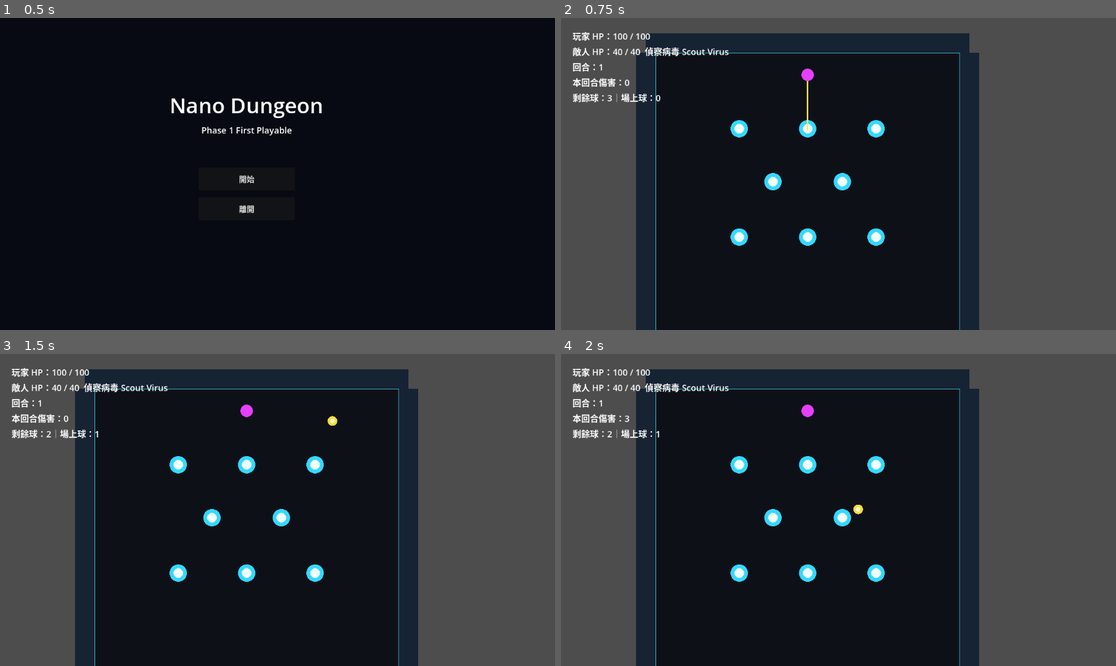
Above: before the commit, frames 1-4 (two rows, left to right).
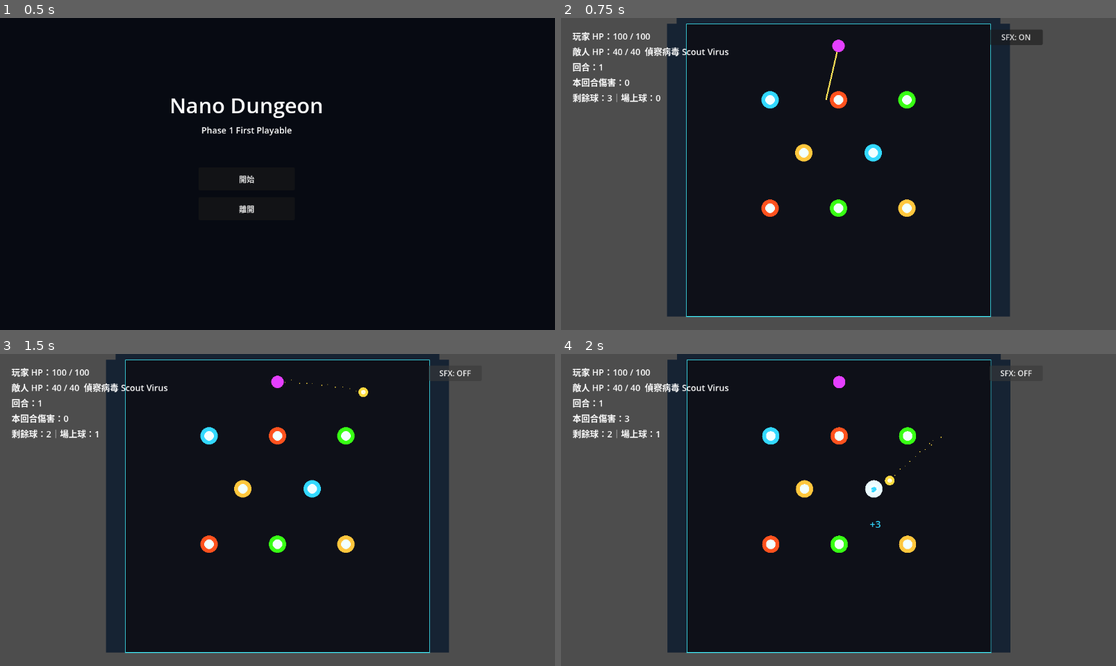
Above: after the commit, the same moments.

Repository: testBP0612/NanoDungeon
Game: Godot game, scene res://Scenes/MainMenu.tscn
Same seed, same stepped clock (60 frames per second), same inputs: the game is played once before the commit and once after it.
Inputs (mouse positions are in pixels of both pictures, inside the frame that each line leads up to):
- Up to frame 1 (0.5 s): no input
- Up to frame 2 (0.75 s): click "開始" at 0.5 s
- Up to frame 3 (1.5 s): click (455, 372) at 1.25 s, where only the run after the commit has a clickable "SFX: ON"
- Up to frame 4 (2 s): no input

Frame 1 is identical in both runs. In frame 2, 28% of the frame differs, in the area x 13-87%, y 0-100%; in frame 3, 27%; in frame 4, 28%.

Commit message:
Implement Phase 2 pinball feel

Diff:
--- a/Data/player.json
+++ b/Data/player.json
@@ -7,6 +7,8 @@
     "max_hp": 100,
     "balls_per_round": 3,
     "starting_ball_id": "normal_ball",
+    "phase2_test_ball_sequence": ["normal_ball", "blast_ball", "shield_ball"],
+    "sfx_enabled": true,
     "ball_timeout_seconds": 8.0,
     "launch_speed": 900.0,
     "ball_radius": 10.0,
--- a/Scenes/Battle.tscn
+++ b/Scenes/Battle.tscn
@@ -81,6 +81,10 @@
 [node name="AimOverlay" type="Node2D" parent="."]
 z_index = 10
 
+[node name="BattleCamera" type="Camera2D" parent="."]
+position = Vector2(512, 384)
+enabled = true
+
 [node name="AimLine" type="Line2D" parent="AimOverlay"]
 width = 3.0
 default_color = Color(1, 0.9, 0.35, 1)
@@ -152,6 +156,14 @@
 theme_override_font_sizes/font_size = 20
 horizontal_alignment = 1
 
+[node name="SfxToggleButton" type="Button" parent="BattleUI/UIRoot"]
+offset_left = 890.0
+offset_top = 24.0
+offset_right = 1000.0
+offset_bottom = 56.0
+mouse_filter = 0
+text = "SFX: ON"
+
 [node name="RestartButton" type="Button" parent="BattleUI/UIRoot"]
 visible = false
 offset_left = 382.0
--- a/Scripts/Ball.gd
+++ b/Scripts/Ball.gd
@@ -1,6 +1,7 @@
 extends RigidBody2D
 
-signal peg_hit(peg_id: String)
+signal peg_hit(peg_id: String, hit_position: Vector2, hit_color: Color)
+signal wall_hit(hit_position: Vector2)
 signal recovered(ball: RigidBody2D, reason: String)
 
 var ball_id := "normal_ball"
@@ -8,6 +9,7 @@
 var radius := 10.0
 var _recovered := false
 var _launch_speed := 0.0
+var _ball_color := Color(1.0, 0.86, 0.25)
 
 @onready var collision_shape: CollisionShape2D = $CollisionShape2D
 
@@ -22,6 +24,7 @@
 func configure(new_ball_id: String, new_ball_def: Dictionary, player_config: Dictionary) -> void:
 	ball_id = new_ball_id
 	ball_def = new_ball_def.duplicate(true)
+	_ball_color = _color_for_ball(ball_id)
 	radius = float(player_config["ball_radius"])
 	gravity_scale = float(player_config["ball_gravity_scale"])
 	_launch_speed = float(player_config["launch_speed"])
@@ -39,6 +42,7 @@
 	timer.timeout.connect(func(): recover("timeout"))
 	add_child(timer)
 	timer.start(float(player_config["ball_timeout_seconds"]))
+	_add_trail()
 	queue_redraw()
 
 
@@ -58,9 +62,45 @@
 	if _recovered:
 		return
 	if body.has_method("get_peg_id"):
-		peg_hit.emit(body.get_peg_id())
+		if body.has_method("play_hit_feedback"):
+			body.play_hit_feedback()
+		var hit_color := Color(0.2, 0.85, 1.0)
+		if body.has_method("get_peg_color"):
+			hit_color = body.get_peg_color()
+		peg_hit.emit(body.get_peg_id(), body.global_position, hit_color)
+	else:
+		wall_hit.emit(global_position)
+
+
+func _add_trail() -> void:
+	var particles := CPUParticles2D.new()
+	particles.name = "Trail"
+	particles.amount = 14
+	particles.lifetime = 0.22
+	particles.local_coords = false
+	particles.emission_shape = CPUParticles2D.EMISSION_SHAPE_SPHERE
+	particles.emission_sphere_radius = radius * 0.35
+	particles.direction = Vector2.ZERO
+	particles.spread = 180.0
+	particles.gravity = Vector2.ZERO
+	particles.initial_velocity_min = 8.0
+	particles.initial_velocity_max = 18.0
+	particles.scale_amount_min = 1.0
+	particles.scale_amount_max = 2.0
+	particles.color = _ball_color
+	add_child(particles)
+
+
+func _color_for_ball(id: String) -> Color:
+	match id:
+		"blast_ball":
+			return Color(1.0, 0.42, 0.12)
+		"shield_ball":
+			return Color(0.38, 0.68, 1.0)
+		_:
+			return Color(1.0, 0.86, 0.25)
 
 
 func _draw() -> void:
-	draw_circle(Vector2.ZERO, radius, Color(1.0, 0.86, 0.25))
+	draw_circle(Vector2.ZERO, radius, _ball_color)
 	draw_circle(Vector2.ZERO, radius * 0.45, Color(1.0, 1.0, 0.9))
--- a/Scripts/Battle.gd
+++ b/Scripts/Battle.gd
@@ -16,9 +16,15 @@
 var enemy_max_hp := 0
 var round_index := 0
 var launcher_position := Vector2(512, 118)
+var phase2_ball_sequence: Array = []
+var sfx_enabled := true
+var _shake_time := 0.0
+var _shake_duration := 0.0
+var _shake_strength := 0.0
 var round_context: RefCounted = ROUND_CONTEXT_SCRIPT.new()
 var effect_resolver: RefCounted = EFFECT_RESOLVER_SCRIPT.new()
 
+@onready var battle_camera: Camera2D = $BattleCamera
 @onready var peg_container: Node2D = $PinballField/PegContainer
 @onready var ball_container: Node2D = $PinballField/BallContainer
 @onready var bottom_sensor: Area2D = $PinballField/BottomSensor
@@ -30,6 +36,7 @@
 @onready var damage_label: Label = $BattleUI/UIRoot/DamageLabel
 @onready var balls_label: Label = $BattleUI/UIRoot/BallsLabel
 @onready var status_label: Label = $BattleUI/UIRoot/StatusLabel
+@onready var sfx_toggle_button: Button = $BattleUI/UIRoot/SfxToggleButton
 @onready var restart_button: Button = $BattleUI/UIRoot/RestartButton
 @onready var menu_button: Button = $BattleUI/UIRoot/MenuButton
 
@@ -44,7 +51,8 @@
 	_transition_to(BattleState.ROUND_START)
 
 
-func _process(_delta: float) -> void:
+func _process(delta: float) -> void:
+	_update_screen_shake(delta)
 	_update_aim_overlay()
 	_update_ui()
 
@@ -62,6 +70,8 @@
 	player_config = DataLoader.get_player_config()
 	normal_peg_def = DataLoader.get_peg("normal_peg")
 	normal_ball_def = DataLoader.get_ball(String(player_config["starting_ball_id"]))
+	phase2_ball_sequence = player_config.get("phase2_test_ball_sequence", [String(player_config["starting_ball_id"])])
+	sfx_enabled = bool(player_config.get("sfx_enabled", true))
 	enemy_def = DataLoader.get_enemy(RunState.current_battle_index)
 
 
@@ -69,26 +79,28 @@
 	bottom_sensor.body_entered.connect(_on_bottom_sensor_body_entered)
 	restart_button.pressed.connect(_on_restart_pressed)
 	menu_button.pressed.connect(_on_menu_pressed)
+	sfx_toggle_button.pressed.connect(_on_sfx_toggle_pressed)
 	launcher_visual.position = launcher_position
 
 
 func _spawn_pegs() -> void:
-	var positions := [
-		Vector2(370, 230),
-		Vector2(512, 230),
-		Vector2(654, 230),
-		Vector2(440, 340),
-		Vector2(584, 340),
-		Vector2(370, 455),
-		Vector2(512, 455),
-		Vector2(654, 455),
+	var peg_slots := [
+		{"id": "normal_peg", "position": Vector2(370, 230)},
+		{"id": "burst_peg", "position": Vector2(512, 230)},
+		{"id": "heal_peg", "position": Vector2(654, 230)},
+		{"id": "double_peg", "position": Vector2(440, 340)},
+		{"id": "normal_peg", "position": Vector2(584, 340)},
+		{"id": "burst_peg", "position": Vector2(370, 455)},
+		{"id": "heal_peg", "position": Vector2(512, 455)},
+		{"id": "double_peg", "position": Vector2(654, 455)},
 	]
 
-	for peg_position in positions:
+	for slot in peg_slots:
+		var peg_id := String(slot["id"])
 		var peg := PEG_SCENE.instantiate()
 		peg_container.add_child(peg)
-		peg.position = peg_position
-		peg.configure("normal_peg", normal_peg_def)
+		peg.position = slot["position"]
+		peg.configure(peg_id, DataLoader.get_peg(peg_id))
 
 
 func _transition_to(next_state: BattleState, message := "") -> void:
@@ -119,16 +131,24 @@
 		return
 
 	var ball := BALL_SCENE.instantiate()
+	var ball_id := _ball_id_for_next_launch()
+	var ball_def := DataLoader.get_ball(ball_id)
 	ball_container.add_child(ball)
 	ball.position = launcher_position
-	ball.configure(String(player_config["starting_ball_id"]), normal_ball_def, player_config)
+	ball.configure(ball_id, ball_def, player_config)
 	ball.peg_hit.connect(_on_ball_peg_hit)
+	ball.wall_hit.connect(_on_ball_wall_hit)
 	ball.recovered.connect(_on_ball_recovered)
+	var launch_result: Dictionary = effect_resolver.apply_ball_launch_effect(ball_def, round_context)
 
 	round_context.balls_remaining -= 1
 	round_context.balls_in_play += 1
-	status_label.text = "球飛行中"
+	status_label.text = String(launch_result.get("message", ""))
+	if status_label.text.is_empty():
+		status_label.text = "%s 飛行中" % String(ball_def.get("name", "Ball"))
 	_transition_to(BattleState.LAUNCHED)
+	_spawn_launch_feedback()
+	_play_sfx("launch")
 	ball.launch(_aim_direction())
 	_update_ui()
 
@@ -153,18 +173,43 @@
 		])
 
 
-func _on_ball_peg_hit(peg_id: String) -> void:
+func _ball_id_for_next_launch() -> String:
+	if phase2_ball_sequence.is_empty():
+		return String(player_config["starting_ball_id"])
+	var launched_this_round: int = RunState.balls_per_round - int(round_context.balls_remaining)
+	return String(phase2_ball_sequence[launched_this_round % phase2_ball_sequence.size()])
+
+
+func _on_ball_peg_hit(peg_id: String, hit_position: Vector2, hit_color: Color) -> void:
 	var peg_def := DataLoader.get_peg(peg_id)
 	var result: Dictionary = effect_resolver.apply_peg_effect(peg_def, round_context)
 	var message := String(result.get("message", ""))
 	if not message.is_empty():
 		status_label.text = message
+	var damage_added := int(result.get("damage_added", 0))
+	var heal_added := int(result.get("heal_added", 0))
+	var multiplier_applied := bool(result.get("multiplier_applied", false))
+	var feedback_text := String(result.get("feedback_text", ""))
+	if damage_added > 0:
+		_show_floating_text(feedback_text, hit_position, hit_color)
+	if heal_added > 0:
+		_show_floating_text(feedback_text, hit_position, Color(0.22, 1.0, 0.08))
+	if multiplier_applied:
+		_show_floating_text(feedback_text, hit_position, Color(1.0, 0.78, 0.24))
+	_spawn_hit_particles(hit_position, hit_color)
+	_start_screen_shake(2.5, 0.10)
+	_play_sfx("hit")
 	_update_ui()
+
+
+func _on_ball_wall_hit(_hit_position: Vector2) -> void:
+	_play_sfx("wall")
 
 
 func _on_ball_recovered(_ball: RigidBody2D, reason: String) -> void:
 	round_context.balls_in_play = max(0, round_context.balls_in_play - 1)
 	status_label.text = "球已回收：%s" % reason
+	_play_sfx("drop")
 	if round_context.balls_in_play > 0:
 		return
 	if round_context.balls_remaining > 0:
@@ -179,17 +224,31 @@
 
 
 func _settle_round() -> void:
+	var settlement: Dictionary = effect_resolver.apply_settlement_effects(round_context)
+	var bonus_damage := int(settlement.get("bonus_damage", 0))
+	var heal_amount := int(settlement.get("heal_amount", 0))
+	if heal_amount > 0:
+		RunState.heal_player(heal_amount)
 	round_context.mark_settled()
 	enemy_hp = max(0, enemy_hp - round_context.damage_accumulator)
 	status_label.text = "結算 %s 傷害" % round_context.damage_accumulator
+	if bonus_damage > 0:
+		status_label.text += "（Blast +%s）" % bonus_damage
+	if heal_amount > 0:
+		status_label.text += "，回復 %s HP" % heal_amount
+	_show_floating_text("TOTAL %s" % round_context.damage_accumulator, Vector2(512, 610), Color(1.0, 0.9, 0.35))
+	_play_sfx("settle")
 	_transition_to(BattleState.CHECK)
 
 
 func _enemy_turn() -> void:
-	var attack := int(enemy_def["attack"])
+	var base_attack := int(enemy_def["attack"])
+	var attack: int = effect_resolver.resolve_enemy_attack(base_attack, round_context)
 	RunState.damage_player(attack)
 	round_context.enemy_acted_this_settlement = true
 	status_label.text = "%s 反擊，玩家 -%s HP" % [String(enemy_def["name"]), attack]
+	if attack < base_attack:
+		status_label.text += "（Shield 減免）"
 	_transition_to(BattleState.CHECK)
 
 
@@ -221,6 +280,108 @@
 	round_label.text = "回合：%s" % round_index
 	damage_label.text = "本回合傷害：%s" % round_context.damage_accumulator
 	balls_label.text = "剩餘球：%s｜場上球：%s" % [round_context.balls_remaining, round_context.balls_in_play]
+	sfx_toggle_button.text = "SFX: %s" % ("ON" if sfx_enabled else "OFF")
+
+
+func _spawn_launch_feedback() -> void:
+	_spawn_hit_particles(launcher_position, Color(1.0, 0.9, 0.35), 8, 0.18)
+
+
+func _spawn_hit_particles(hit_position: Vector2, color: Color, amount := 14, lifetime := 0.25) -> void:
+	var particles := CPUParticles2D.new()
+	particles.position = hit_position
+	particles.one_shot = true
+	particles.amount = amount
+	particles.lifetime = lifetime
+	particles.explosiveness = 1.0
+	particles.emission_shape = CPUParticles2D.EMISSION_SHAPE_SPHERE
+	particles.emission_sphere_radius = 4.0
+	particles.direction = Vector2.UP
+	particles.spread = 180.0
+	particles.gravity = Vector2(0, 180)
+	particles.initial_velocity_min = 60.0
+	particles.initial_velocity_max = 130.0
+	particles.scale_amount_min = 2.0
+	particles.scale_amount_max = 4.0
+	particles.color = color
+	add_child(particles)
+	particles.emitting = true
+	var timer := get_tree().create_timer(lifetime + 0.15)
+	timer.timeout.connect(particles.queue_free)
+
+
+func _show_floating_text(text: String, world_position: Vector2, color: Color) -> void:
+	var label := Label.new()
+	label.text = text
+	label.position = world_position
+	label.size = Vector2(140, 30)
+	label.horizontal_alignment = HORIZONTAL_ALIGNMENT_CENTER
+	label.add_theme_font_size_override("font_size", 20)
+	label.modulate = color
+	$BattleUI/UIRoot.add_child(label)
+	var tween := create_tween()
+	tween.parallel().tween_property(label, "position", world_position + Vector2(-20, -42), 0.55)
+	tween.parallel().tween_property(label, "modulate:a", 0.0, 0.55)
+	tween.tween_callback(label.queue_free)
+
+
+func _start_screen_shake(strength: float, duration: float) -> void:
+	_shake_strength = max(_shake_strength, strength)
+	_shake_duration = max(_shake_duration, duration)
+	_shake_time = _shake_duration
+
+
+func _update_screen_shake(delta: float) -> void:
+	if _shake_time <= 0.0:
+		battle_camera.offset = Vector2.ZERO
+		return
+	_shake_time = max(0.0, _shake_time - delta)
+	var fade: float = _shake_time / max(_shake_duration, 0.001)
+	battle_camera.offset = Vector2(
+		randf_range(-_shake_strength, _shake_strength) * fade,
+		randf_range(-_shake_strength, _shake_strength) * fade
+	)
+
+
+func _play_sfx(event_id: String) -> void:
+	if not sfx_enabled:
+		return
+
+	var frequencies := {
+		"launch": 660.0,
+		"hit": 920.0,
+		"wall": 420.0,
+		"drop": 240.0,
+		"settle": 520.0,
+	}
+	var frequency := float(frequencies.get(event_id, 440.0))
+	var stream := AudioStreamGenerator.new()
+	stream.mix_rate = 22050.0
+	stream.buffer_length = 0.08
+
+	var player := AudioStreamPlayer.new()
+	player.stream = stream
+	player.volume_db = -16.0
+	add_child(player)
+	player.play()
+
+	var playback := player.get_stream_playback() as AudioStreamGeneratorPlayback
+	if playback == null:
+		player.queue_free()
+		return
+	var frame_count := int(stream.mix_rate * 0.055)
+	for i in range(frame_count):
+		var t := float(i) / stream.mix_rate
+		var amp := sin(t * TAU * frequency) * 0.18 * (1.0 - float(i) / float(frame_count))
+		playback.push_frame(Vector2(amp, amp))
+
+	var timer := get_tree().create_timer(0.12)
+	timer.timeout.connect(player.queue_free)
+
+
+func _on_sfx_toggle_pressed() -> void:
+	sfx_enabled = not sfx_enabled
+	_update_ui()
 
 
 func _on_restart_pressed() -> void:
--- a/Scripts/EffectResolver.gd
+++ b/Scripts/EffectResolver.gd
@@ -5,17 +5,84 @@
 	match String(peg_def.get("effect_type", "")):
 		"damage":
 			return _apply_damage_peg(peg_def, round_context)
+		"heal":
+			return _apply_heal_peg(peg_def, round_context)
+		"damage_multiplier":
+			return _apply_damage_multiplier_peg(peg_def, round_context)
 		_:
 			return {
 				"damage_added": 0,
+				"heal_added": 0,
+				"multiplier_applied": false,
+				"feedback_text": "",
 				"message": "",
 			}
 
 
 func _apply_damage_peg(peg_def: Dictionary, round_context: RefCounted) -> Dictionary:
-	var hit_damage := int(peg_def["base_damage"])
+	var hit_damage := int(round(float(peg_def["base_damage"]) * round_context.round_multiplier))
 	round_context.add_damage(hit_damage)
 	return {
 		"damage_added": hit_damage,
+		"heal_added": 0,
+		"multiplier_applied": false,
+		"feedback_text": "+%s" % hit_damage,
 		"message": "命中 %s，+%s 傷害" % [String(peg_def["name"]), hit_damage],
 	}
+
+
+func _apply_heal_peg(peg_def: Dictionary, round_context: RefCounted) -> Dictionary:
+	var heal_amount := int(peg_def["effect_value"])
+	round_context.add_heal(heal_amount)
+	return {
+		"damage_added": 0,
+		"heal_added": heal_amount,
+		"multiplier_applied": false,
+		"feedback_text": "+%s HP" % heal_amount,
+		"message": "命中 %s，結算時 +%s HP" % [String(peg_def["name"]), heal_amount],
+	}
+
+
+func _apply_damage_multiplier_peg(peg_def: Dictionary, round_context: RefCounted) -> Dictionary:
+	var multiplier := float(peg_def["effect_value"])
+	var max_triggers := int(peg_def.get("max_triggers_per_round", 1))
+	var applied: bool = round_context.try_apply_multiplier(multiplier, max_triggers)
+	return {
+		"damage_added": 0,
+		"heal_added": 0,
+		"multiplier_applied": applied,
+		"feedback_text": "x%s" % multiplier,
+		"message": "命中 %s，倍率 x%s%s" % [
+			String(peg_def["name"]),
+			multiplier,
+			"" if applied else " 已達上限",
+		],
+	}
+
+
+func apply_ball_launch_effect(ball_def: Dictionary, round_context: RefCounted) -> Dictionary:
+	match String(ball_def.get("effect_type", "")):
+		"on_drop_bonus":
+			round_context.add_drop_bonus_multiplier(float(ball_def["effect_value"]))
+			return {"message": "Blast Ball 已充能：結算加成最高單次傷害"}
+		"damage_reduction":
+			round_context.apply_damage_reduction(float(ball_def["effect_value"]))
+			return {"message": "Shield Ball 已啟動：本回合敵人攻擊減免"}
+		_:
+			return {"message": ""}
+
+
+func apply_settlement_effects(round_context: RefCounted) -> Dictionary:
+	var bonus_damage := int(round(float(round_context.highest_single_hit) * round_context.pending_drop_bonus_multiplier))
+	if bonus_damage > 0:
+		round_context.add_settlement_bonus(bonus_damage)
+
+	return {
+		"bonus_damage": bonus_damage,
+		"heal_amount": round_context.pending_heal,
+	}
+
+
+func resolve_enemy_attack(base_attack: int, round_context: RefCounted) -> int:
+	var reduced_attack := int(round(float(base_attack) * (1.0 - round_context.incoming_damage_reduction)))
+	return max(0, reduced_attack)
--- a/Scripts/Peg.gd
+++ b/Scripts/Peg.gd
@@ -3,6 +3,8 @@
 var peg_id := "normal_peg"
 var peg_def: Dictionary = {}
 var radius := 18.0
+var _base_color := Color(0.2, 0.85, 1.0)
+var _flash := 0.0
 
 @onready var collision_shape: CollisionShape2D = $CollisionShape2D
 
@@ -14,6 +16,7 @@
 func configure(new_peg_id: String, new_peg_def: Dictionary) -> void:
 	peg_id = new_peg_id
 	peg_def = new_peg_def.duplicate(true)
+	_base_color = _color_for_peg(peg_id)
 	if collision_shape != null and collision_shape.shape is CircleShape2D:
 		(collision_shape.shape as CircleShape2D).radius = radius
 	queue_redraw()
@@ -23,6 +26,33 @@
 	return peg_id
 
 
+func play_hit_feedback() -> void:
+	var tween := create_tween()
+	tween.tween_method(_set_flash, 1.0, 0.0, 0.16)
+
+
+func get_peg_color() -> Color:
+	return _base_color
+
+
+func _set_flash(value: float) -> void:
+	_flash = value
+	queue_redraw()
+
+
+func _color_for_peg(id: String) -> Color:
+	match id:
+		"burst_peg":
+			return Color(1.0, 0.32, 0.12)
+		"heal_peg":
+			return Color(0.22, 1.0, 0.08)
+		"double_peg":
+			return Color(1.0, 0.78, 0.24)
+		_:
+			return Color(0.2, 0.85, 1.0)
+
+
 func _draw() -> void:
-	draw_circle(Vector2.ZERO, radius, Color(0.2, 0.85, 1.0))
+	var outer := _base_color.lerp(Color.WHITE, _flash)
+	draw_circle(Vector2.ZERO, radius, outer)
 	draw_circle(Vector2.ZERO, radius * 0.55, Color(0.95, 1.0, 1.0))
--- a/Scripts/RoundContext.gd
+++ b/Scripts/RoundContext.gd
@@ -8,6 +8,9 @@
 var balls_in_play := 0
 var last_settled_damage := 0
 var enemy_acted_this_settlement := false
+var pending_heal := 0
+var multiplier_triggers := 0
+var pending_drop_bonus_multiplier := 0.0
 
 
 func start_round(ball_count: int) -> void:
@@ -19,10 +22,38 @@
 	balls_in_play = 0
 	last_settled_damage = 0
 	enemy_acted_this_settlement = false
+	pending_heal = 0
+	multiplier_triggers = 0
+	pending_drop_bonus_multiplier = 0.0
 
 
 func add_damage(amount: int) -> void:
 	damage_accumulator += amount
+	highest_single_hit = max(highest_single_hit, amount)
+
+
+func add_settlement_bonus(amount: int) -> void:
+	damage_accumulator += amount
+
+
+func add_heal(amount: int) -> void:
+	pending_heal += amount
+
+
+func try_apply_multiplier(multiplier: float, max_triggers: int) -> bool:
+	if multiplier_triggers >= max_triggers:
+		return false
+	multiplier_triggers += 1
+	round_multiplier *= multiplier
+	return true
+
+
+func add_drop_bonus_multiplier(multiplier: float) -> void:
+	pending_drop_bonus_multiplier += multiplier
+
+
+func apply_damage_reduction(reduction: float) -> void:
+	incoming_damage_reduction = max(incoming_damage_reduction, reduction)
 
 
 func mark_settled() -> void:
--- a/Scripts/RunState.gd
+++ b/Scripts/RunState.gd
@@ -30,5 +30,9 @@
 	player_hp = max(0, player_hp - amount)
 
 
+func heal_player(amount: int) -> void:
+	player_hp = min(player_max_hp, player_hp + amount)
+
+
 func is_player_dead() -> bool:
 	return player_hp <= 0
Not shown, changed: CHANGELOG.md
Not shown, changed: PROGRESS_REPORT.md
Not shown, changed: WORK_PLAN.md
